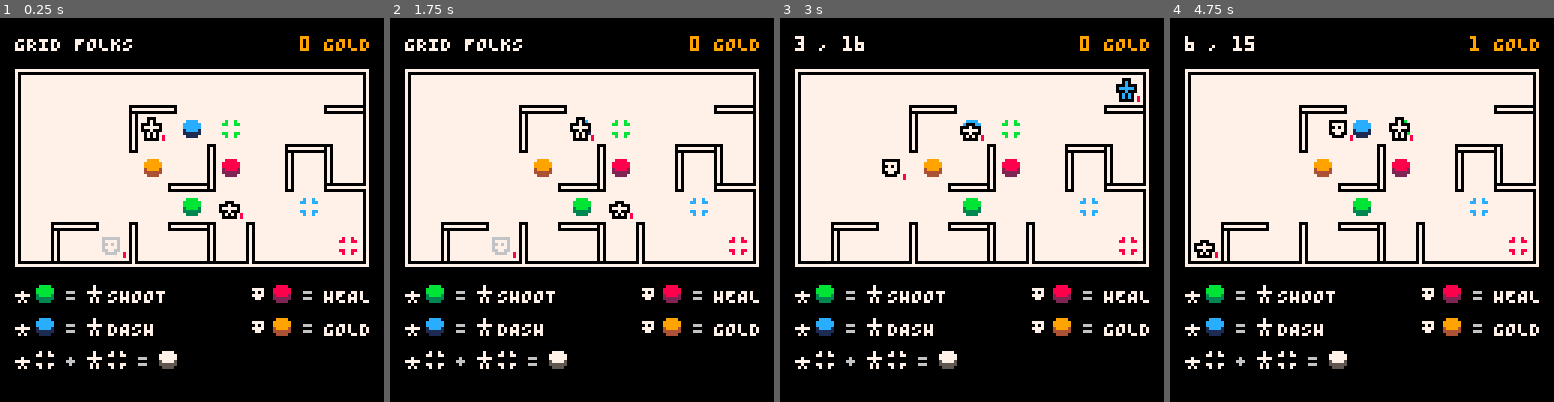
Above: before the commit, frames 1-4 (left to right).
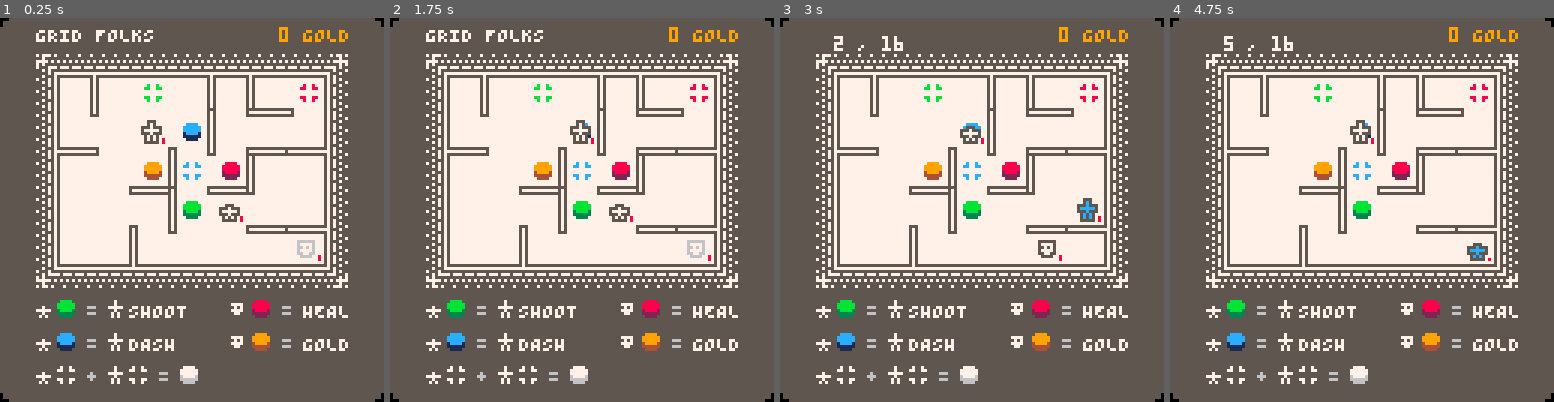
Above: after the commit, the same moments.

Repository: taylordolan/grid-folks
Game: PICO-8 cartridge grid_folks.p8
Two runs of this game, one before a commit and one after it. Both use one fixed random seed, a clock stepped at 60 frames per second and the inputs below.
Inputs:
- Up to frame 1 (0.25 s): no input
- Up to frame 2 (1.75 s): tap X (X key) at 0.33, 1.07 s; tap O (Z key) at 0.7, 1.7 s; hold Right from 1.6 s (still down)
- Up to frame 3 (3 s): tap X (X key) at 1.85, 2.97 s; release Right at 2.1 s; tap O (Z key) at 2.1, 2.5, 2.9 s; hold Up 2.15-2.42 s; hold Right from 2.47 s (still down)
- Up to frame 4 (4.75 s): release Right at 3.03 s; hold Left 3.08-3.58 s; tap O (Z key) every 0.4 s from 3.3 to 4.5 s; hold Down 3.63-3.97 s; hold Right 4.02-4.68 s; tap X (X key) at 4.08 s; hold Up from 4.73 s (still down)

The runs differ from the first frame. In frame 1, 71% of the frame differs, in the area x 0-100%, y 0-100%; in frame 2, 71%; in frame 3, 71%; in frame 4, 71%.

Commit message:
start graphics update

Diff:
--- a/grid_folks.p8
+++ b/grid_folks.p8
@@ -24,7 +24,8 @@
 -- [x] add bump transitions
 -- [x] fix bug: stepping into walls still advances the turn
 -- [x] add shoot animation
--- [ ] try a 5 x 7 board instead
+-- [ ] fix bug: when a button appears where an enemy becomes un-stunned, it appears on top
+-- [x] try a 5 x 7 board instead
 -- [ ] when multiple enemies are present, they should act in random order
 -- [ ] randomly distribute starting abilities
 -- [ ] convert s{} to sx and sy
@@ -35,7 +36,7 @@
 
   -- board size
   rows = 5
-  cols = 9
+  cols = 7
 
   -- 2d array for the board
   board = {}
@@ -56,7 +57,7 @@
   total_map_width = total_sprites_width + total_margins_width
   padding_left = flr((screen_size - total_map_width) / 2)
   -- padding_top = flr((screen_size - total_map_height) / 2)
-  padding_top = 20
+  padding_top = 21
   transition_frames = 4
   shot_points = {}
   shot_direction = {}
@@ -142,10 +143,10 @@
   input_queue = {}
 
   -- initial buttons
-  set_tile(new_button("dash"), {5,2})
-  set_tile(new_button("shoot"), {5,4})
-  set_tile(new_button("health"), {6,3})
-  set_tile(new_button("score"), {4,3})
+  set_tile(new_button("dash"), {4,2})
+  set_tile(new_button("shoot"), {4,4})
+  set_tile(new_button("health"), {5,3})
+  set_tile(new_button("score"), {3,3})
 
   -- initial walls
   refresh_walls()
@@ -157,8 +158,8 @@
   hero_a = create_hero()
   hero_b = create_hero()
   heroes = {hero_a, hero_b}
-  set_tile(hero_a, {4,2})
-  set_tile(hero_b, {6,4})
+  set_tile(hero_a, {3,2})
+  set_tile(hero_b, {5,4})
 
 	-- initial enemy
   -- local new_egg = new_egg()
@@ -439,10 +440,11 @@
 function _draw()
 
 	cls()
-  local text_color = 07
-  local background_color = 00
-  local floor_color = 07
-  local wall_color = 07
+  -- rectfill(1,1,120,120,colors.light_gray)
+  local text_color = colors.white
+  local bg_color = colors.dark_gray
+  local wall_color = colors.white
+  local floor_color = colors.white
 
   local total_sprites_height = sprite_size * rows
   local total_margins_height = margin * (rows - 1)
@@ -456,12 +458,24 @@
   end
 
   function draw_background()
-    rectfill(0, 0, 127, 127, background_color)
+    rectfill(0, 0, 127, 127, bg_color)
+
+    rectfill(0, 0, 4, 4, colors.black)
+    circfill(4, 4, 4, bg_color)
+
+    rectfill(123, 0, 127, 4, colors.black)
+    circfill(123, 4, 4, bg_color)
+
+    rectfill(0, 123, 4, 127, colors.black)
+    circfill(4, 123, 4, bg_color)
+
+    rectfill(123, 123, 127, 127, colors.black)
+    circfill(123, 123, 4, bg_color)
   end
 
   function draw_outlines()
-    rect(rect_origin[1], rect_origin[2], rect_opposite[1], rect_opposite[2], wall_color)
-    rect(rect_origin[1] - 1, rect_origin[2] - 1, rect_opposite[1] + 1, rect_opposite[2] + 1, background_color)
+    rect(rect_origin[1] - 1, rect_origin[2] - 1, rect_opposite[1] + 1, rect_opposite[2] + 1, bg_color)
+    rect(rect_origin[1] + 1, rect_origin[2] + 1, rect_opposite[1] - 1, rect_opposite[2] - 1, bg_color)
   end
 
   function draw_shot(a, b, dir)
@@ -499,9 +513,9 @@
 
   function draw_score()
     local text = score.. " gold"
-    print(smallcaps(text), 128 - padding_left + ceil(margin / 2) - (#text * 4) + 1, 06, 09)
+    print(smallcaps(text), 128 - (#text * 4) - 11, 3, 09)
     if not debug_mode then
-      print(smallcaps("grid folks"), padding_left - ceil(margin / 2), 06, 07)
+      print(smallcaps("grid folks"), padding_left - 9, 3, 07)
     else
       local spawn_rate = get_spawn_rate()
       print(smallcaps(turns .." , " ..spawn_rate), padding_left - ceil(margin / 2), 06, 07)
@@ -533,8 +547,9 @@
   function draw_button_instructions()
     palt(0, false)
     palt(15, true)
-    local x_pos = padding_left - ceil(margin / 2) - 1
-    local y_pos = 90
+    pal(colors.black, bg_color)
+    local x_pos = padding_left - 10
+    local y_pos = 95
     local line_height = 11
 
     -- shoot
@@ -562,7 +577,7 @@
     print("=", x_pos + 42, y_pos, 06)
     spr(012, x_pos + 48, y_pos - 2)
 
-    x_pos += 79
+    x_pos += 65
     y_pos -= line_height
     y_pos -= line_height
 
@@ -595,7 +610,7 @@
     local x2 = x4 + 1
     local y2 = y4 + 1
 
-    rectfill(x1, y1, x2, y2, 0)
+    rectfill(x1, y1, x2, y2, bg_color)
     rectfill(x3, y3, x4, y4, wall_color)
     palt()
   end
@@ -613,7 +628,7 @@
     local x2 = x4 + 1
     local y2 = y4 + 1
 
-    rectfill(x1, y1, x2, y2, 0)
+    rectfill(x1, y1, x2, y2, bg_color)
     rectfill(x3, y3, x4, y4, wall_color)
     palt()
   end
@@ -642,6 +657,7 @@
 
   draw_background()
   draw_floor()
+  draw_outlines()
   draw_score()
   draw_instructions()
 
@@ -661,8 +677,9 @@
             draw_wall_down(x_pos, y_pos)
           -- draw the thing's sprite
           else
+            palt(15, true)
             palt(0, false)
-            palt(15, true)
+            pal(0, bg_color)
             local sprite = next.sprite
             spr(sprite, next.s[1], next.s[2])
               -- draw a health bar for things with health
@@ -670,6 +687,7 @@
               draw_health(next.s[1], next.s[2], next.health)
             end
             palt()
+            pal()
           end
 				end
 			end
@@ -684,7 +702,70 @@
       shot_direction = {}
     end
   end
-  draw_outlines()
+
+  pal(colors.white, wall_color)
+
+  -- left
+  spr(49, 12, 19)
+  spr(49, 12, 27)
+  spr(49, 12, 35)
+  spr(49, 12, 43)
+  spr(49, 12, 51)
+  spr(49, 12, 59)
+  spr(49, 12, 67)
+  spr(49, 12, 75)
+
+  -- top left
+  spr(50, 12, 12)
+
+  -- top
+  spr(51, 19 + 1, 12)
+  spr(51, 27 + 1, 12)
+  spr(51, 35 + 1, 12)
+  spr(51, 43 + 1, 12)
+  spr(51, 51 + 1, 12)
+  spr(51, 59 + 1, 12)
+  spr(51, 67 + 1, 12)
+  spr(51, 75 + 1, 12)
+  spr(51, 83 + 1, 12)
+  spr(51, 91 + 1, 12)
+  spr(51, 99 + 1, 12)
+
+  -- bottom left
+  spr(53, 12, 82)
+
+  -- bottom
+  spr(52, 20, 82)
+  spr(52, 28, 82)
+  spr(52, 36, 82)
+  spr(52, 44, 82)
+  spr(52, 52, 82)
+  spr(52, 60, 82)
+  spr(52, 68, 82)
+  spr(52, 76, 82)
+  spr(52, 84, 82)
+  spr(52, 92, 82)
+  spr(52, 100, 82)
+
+  -- right
+  spr(54, 108, 19)
+  spr(54, 108, 27)
+  spr(54, 108, 35)
+  spr(54, 108, 43)
+  spr(54, 108, 51)
+  spr(54, 108, 59)
+  spr(54, 108, 67)
+  spr(54, 108, 75)
+
+  -- bottom right
+  spr(55, 108, 82)
+
+  -- top right
+  spr(56, 108, 12)
+
+  pal()
+
+  rect(rect_origin[1], rect_origin[2], rect_opposite[1], rect_opposite[2], wall_color)
 
   if game_won then
     local msg = "escaped!"
@@ -1704,135 +1785,157 @@
 
 
 
+…(16 lines of a section not shown)…
 __map__
 0000000000000000000000000000010000000000000000000000000000000000000000000000000000000000000000000000000000000000000000000000000000000000000000000000000000000000000000000000000000000000000000000000000000000000000000000000000000000000000000000000000000000000
-…(130 lines of a section not shown)…
+0000000000000000000000000000000000000000000000000000000000000000000000000000000000000000000000000000000000000000000000000000000000000000000000000000000000000000000000000000000000000000000000000000000000000000000000000000000000000000000000000000000000000000
+0000000000340000000000000000000000000000000000000000000000000000000000000000000000000000000000000000000000000000000000000000000000000000000000000000000000000000000000000000000000000000000000000000000000000000000000000000000000000000000000000000000000000000
+0000000001343333330000000000000000000000000000000000000000000000000000000000000000000000000000000000000000000000000000000000000000000000000000000000000000000000000000000000000000000000000000000000000000000000000000000000000000000000000000000000000000000000
+0000000001312222220000000000000000000000000000000000000000000000000000000000000000000000000000000000000000000000000000000000000000000000000000000000000000000000000000000000000000000000000000000000000000000000000000000000000000000000000000000000000000000000
+0000000001312222220000000000000000000000000000000000000000000000000000000000000000000000000000000000000000000000000000000000000000000000000000000000000000000000000000000000000000000000000000000000000000000000000000000000000000000000000000000000000000000000
+0000000001312222220000000000000000000000000000000000000000000000000000000000000000000000000000000000000000000000000000000000000000000000000000000000000000000000000000000000000000000000000000000000000000000000000000000000000000000000000000000000000000000000
+…(130 lines of a section not shown)…
Not shown, changed: 35 lines of the sprite sheet (__gfx__) section of grid_folks.p8
